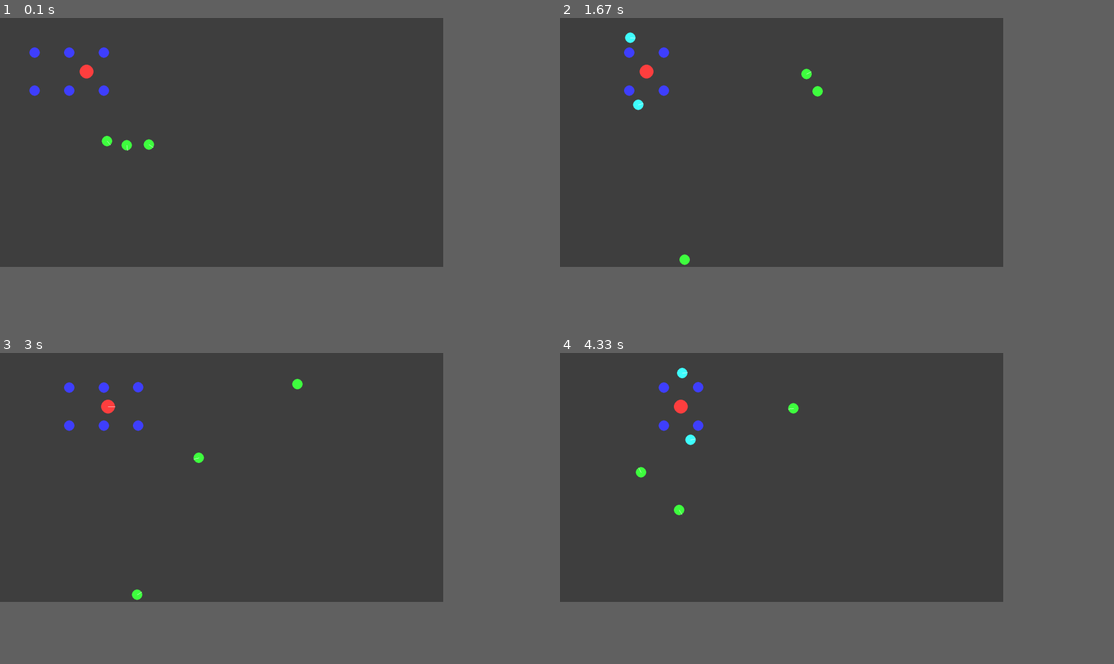
Above: before the commit, frames 1-4 (two rows, left to right).
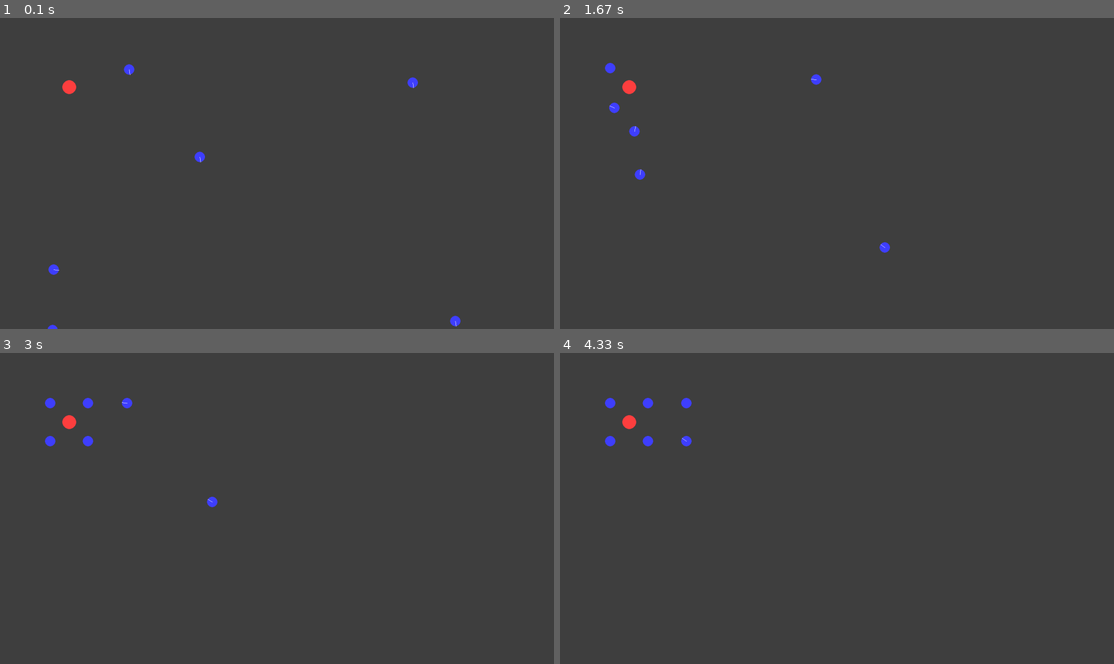
Above: after the commit, the same moments.

Repository: PierreSanson/Essaim_de_robots
Game: pygame game, started from code_2A/pygame/main.py
Two runs of this game, one before a commit and one after it. Both use one fixed random seed, a clock stepped at 60 frames per second and the inputs below.
Inputs:
- Up to frame 1 (0.1 s): no input
- Up to frame 2 (1.67 s): no input
- Up to frame 3 (3 s): no input
- Up to frame 4 (4.33 s): no input
The window is 720x405 before the commit and 900x506 after it. Grey fills any space a smaller window leaves; there, only what the larger window draws over its background counts as a difference.

The runs differ from the first frame. In frame 1, 0.9% of the frame differs, in the area x 5-84%, y 9-100%; in frame 2, 0.9%, in the area x 8-60%, y 4-80%; in frame 3, 0.9%; in frame 4, 0.9%.

Commit message:
added file separation

Diff:
--- a/code_2A/pygame/bot.py
+++ b/code_2A/pygame/bot.py
@@ -45,24 +45,16 @@
 
     def draw(self, win, surface1):
         if not self.showDetails:
-            # Uncomment for more details about the process !
-            # pygame.draw.circle(surface1, (0,150,255, 128), (self.x, self.y), self.radiusDetection)
             if self.mode == "circle" :
                 pygame.draw.circle(surface1, (255,0,255, 64), (self.barycenterGroupObj['x'], self.barycenterGroupObj['y']), self.groupObjRadius)
                 pygame.draw.circle(surface1, (20,20,20, 64), (self.barycenterGroupObj['x'], self.barycenterGroupObj['y']), 4)
 
             pygame.draw.circle(win, self.color, (self.x, self.y), self.radius)
-            # if self.haveObjective:
-            #     pygame.draw.circle(win, (255,255,255), (self.objective[0], self.objective[1]), self.radius)
-            # if self.mode == "polygon":
-            #     if self.convexHullObstacles is not None:
-            #         pygame.draw.polygon(surface1, (200,50,50, 64), self.groupPolygonPoints)
-            #         pygame.draw.circle(surface1, (200,200,200, 64), (self.barycenterGroupObj['x'], self.barycenterGroupObj['y']), 4)
             if np.linalg.norm(self.vel2D) !=0:
                 vel2DU = self.vel2D/np.linalg.norm(self.vel2D)
                 pygame.draw.line(surface1, (255,255,255), (self.x, self.y), (self.x + vel2DU[0]*self.radius, self.y + vel2DU[1]*self.radius))
         else:
-            # Uncomment for more details about the process !
+            # Uncomment/comment for more/less details about the process !
             pygame.draw.circle(surface1, (0,150,255, 128), (self.x, self.y), self.radiusDetection)
             if self.mode == "circle" :
                 pygame.draw.circle(surface1, (255,0,255, 64), (self.barycenterGroupObj['x'], self.barycenterGroupObj['y']), self.groupObjRadius)
--- a/code_2A/pygame/main.py
+++ b/code_2A/pygame/main.py
@@ -1,14 +1,17 @@
-import bot as Bot
+import bot
 import pygame
 import random
 import explorerBot as eb
 import refPointBot as rpb
 import measuringBot as mb
+import swarmControl as sc
+
+from room import*
 
 pygame.init()
 
-winWidth = 1280
-winHeight = 720
+winWidth = 1600
+winHeight = 900
 win = pygame.display.set_mode((winWidth,winHeight))
 surface1 = pygame.Surface((winWidth,winHeight),  pygame.SRCALPHA)
 
@@ -24,18 +27,56 @@
 
 
 
-class Room():
-    def __init__(self, width, height):
-        self.width = width
-        self.height = height
-        self.objects = []
-
-    def addObjects(self, objs):
-        self.objects+=objs
-
-
-room = Room(winWidth, winHeight)
-
+room = Room(winWidth, winHeight, win)
+
+StartX = 50
+StartY = 50
+
+EndX = 1200
+EndY = 700
+
+room.addWall((StartX,StartY), (EndX,StartY))
+room.addWall((StartX,StartY), (StartY,EndY))
+room.addWall((StartX,EndY), (EndX,EndY))
+room.addWall((EndX,StartY), (EndX,EndY))
+
+
+StartX = 100
+StartY = 100
+
+EndX = 500
+EndY = 300
+
+room.addWall((StartX,StartY), (EndX,StartY))
+room.addWall((StartX,StartY), (StartY,EndY))
+room.addWall((StartX,EndY), (EndX,EndY))
+room.addWall((EndX,StartY), (EndX,EndY))
+def scenario2():
+    nbRefPointBots = 6
+    distRefPointBots = [110, 110]
+    refPointBots = []
+
+    for i in range(nbRefPointBots):
+        refPointBots.append(rpb.RefPointBot(random.randrange(0,winWidth), random.randrange(0,winHeight) , radius, room,color=(0,0,255), objective=None, haveObjective=False))
+    measurerBot = mb.MeasuringBot(200, 200 , 20, room, color =(255, 0, 0), objective=None, haveObjective=False)
+
+    room.addObjects(refPointBots + [measurerBot])
+
+    SC = sc.SwarmControl(measurerBot, refPointBots, distRefPointBots)
+
+    run = True
+    while run:
+        clock.tick(hz)
+        redrawGameWindow(win, surface1)
+        for event in pygame.event.get():
+            if event.type == pygame.QUIT:
+                run = False
+
+        for obj in room.objects:
+            if isinstance(obj, eb.ExplorerBot) or isinstance(obj, rpb.RefPointBot) or isinstance(obj, mb.MeasuringBot) or (isinstance(obj, bot.Obstacle) and obj.movable):
+                obj.move(surface1)
+        win.blit(surface1, (0,0))
+        pygame.display.update()
 
 def scenario():
     nbRefPointBots = 6
@@ -146,9 +187,9 @@
                 run = False
 
 
-
+        room.draw()
         for obj in room.objects:
-            if isinstance(obj, Bot.Bot) or (isinstance(obj, Bot.Obstacle) and obj.movable):
+            if isinstance(obj, eb.ExplorerBot) or (isinstance(obj, bot.Obstacle) and obj.movable):
                 obj.move(surface1)
         win.blit(surface1, (0,0))
         pygame.display.update()
@@ -157,48 +198,48 @@
 def demos(nb = 1):
 
     if nb == 1 :
-        Bots = [Bot.Bot(x, y + i*100 , radius, room, [x + 1150, y + i*50], randomObjective = True, randomInterval =10) for i in range(20)]
+        Bots = [eb.ExplorerBot(x, y + i*100 , radius, room, [x + 1150, y + i*50], randomObjective = True, randomInterval =10) for i in range(20)]
 
         room.addObjects(Bots)
 
     elif nb == 2 :
-        Bots = [Bot.Bot(x+350, y +300 + i*50 , radius, room, [x + 1100, y + 50 + i*50], randomObjective = False, radiusDetection=400) for i in range(1)]
-        obstacles = [Bot.Obstacle(x+ 300 +50*i , y , 20, room) for i in range(6)]
-        obstacles2 = [Bot.Obstacle(x+ 300 +50*i , y+450 , 20, room) for i in range(6)]
-        obstacles3 = [Bot.Obstacle(x+ 600 , y+i*50, 20, room) for i in range(10)]
+        Bots = [eb.ExplorerBot(x+350, y +300 + i*50 , radius, room, [x + 1100, y + 50 + i*50], randomObjective = False, radiusDetection=400) for i in range(1)]
+        obstacles = [bot.Obstacle(x+ 300 +50*i , y , 20, room) for i in range(6)]
+        obstacles2 = [bot.Obstacle(x+ 300 +50*i , y+450 , 20, room) for i in range(6)]
+        obstacles3 = [bot.Obstacle(x+ 600 , y+i*50, 20, room) for i in range(10)]
 
         room.addObjects(Bots + obstacles + obstacles2 + obstacles3)
 
     elif nb == 3 :
-        Bot = Bot.Bot(x, y , radius, room, [x + 1150, y+650], showDetails = True)
-        # Bot2 = Bot.Bot(x+1150, y +650, radius, room, [x, y+100])
-        # Bot3 = Bot.Bot(x+1150, y +100, radius, room, [x, y+650])
-        # Bot4 = Bot.Bot(x, y +650, radius, room, [x + 1150, y+100])
+        Bot = eb.ExplorerBot(x, y , radius, room, [x + 1150, y+650], showDetails = True)
+        # Bot2 = eb.ExplorerBot(x+1150, y +650, radius, room, [x, y+100])
+        # Bot3 = eb.ExplorerBot(x+1150, y +100, radius, room, [x, y+650])
+        # Bot4 = eb.ExplorerBot(x, y +650, radius, room, [x + 1150, y+100])
         Bots = [Bot]
         obstacles = [Bot.Obstacle(random.randrange(150, 1100) , random.randrange(0, 650), 20, room) for i in range(40)]
         room.addObjects(Bots + obstacles)
 
     elif nb == 4 :
-        Bots = [Bot.Bot(x, y + i*100 , radius, room, [random.randrange(150, 1100),random.randrange(0, 650)], randomObjective = True, randomInterval = 10) for i in range(5)]
-        obstacles = [Bot.Obstacle(x + 300, y + 300, 50, room, movable = True) for i in range(1)]
+        Bots = [eb.ExplorerBot(x, y + i*100 , radius, room, [random.randrange(150, 1100),random.randrange(0, 650)], randomObjective = True, randomInterval = 10) for i in range(5)]
+        obstacles = [bot.Obstacle(x + 300, y + 300, 50, room, movable = True) for i in range(1)]
 
         room.addObjects(Bots + obstacles)
 
     elif nb == 5 :
-        Bots = [Bot.Bot(x, y + 50, radius, room, [x+1100,y])]
-        obstacles = [Bot.Obstacle(x + 200 + i*50, y, 20, room) for i in range(10)]
-        obstacles2 = [Bot.Obstacle(x + 200 + i*50, y+50, 20, room) for i in range(10)]
-        obstacles3 = [Bot.Obstacle(x + 200 + i*50, y+100, 20, room) for i in range(10)]
+        Bots = [eb.ExplorerBot(x, y + 50, radius, room, [x+1100,y])]
+        obstacles = [bot.Obstacle(x + 200 + i*50, y, 20, room) for i in range(10)]
+        obstacles2 = [bot.Obstacle(x + 200 + i*50, y+50, 20, room) for i in range(10)]
+        obstacles3 = [bot.Obstacle(x + 200 + i*50, y+100, 20, room) for i in range(10)]
 
         room.addObjects(Bots + obstacles + obstacles2+ obstacles3)
 
     elif nb == 6 :
-        Bots = [Bot.Bot(x+500, y +300 + i*50 , radius, room, [x + 1100, y + 50 + i*50], randomObjective = False) for i in range(1)]
+        Bots = [eb.ExplorerBot(x+500, y +300 + i*50 , radius, room, [x + 1100, y + 50 + i*50], randomObjective = False) for i in range(1)]
 
         for j in range(3):
-            obstacles = [Bot.Obstacle(x+ 300 +50*i , y+250*j , 20, room) for i in range(6)]
-            obstacles2 = [Bot.Obstacle(x+ 300 +50*i , y+250 +250*j , 20, room) for i in range(3)]
-            obstacles3 = [Bot.Obstacle(x+ 600 , y+i*50 +250*j, 20, room) for i in range(10)]
+            obstacles = [bot.Obstacle(x+ 300 +50*i , y+250*j , 20, room) for i in range(6)]
+            obstacles2 = [bot.Obstacle(x+ 300 +50*i , y+250 +250*j , 20, room) for i in range(3)]
+            obstacles3 = [bot.Obstacle(x+ 600 , y+i*50 +250*j, 20, room) for i in range(10)]
 
             room.addObjects(obstacles + obstacles2 + obstacles3)
         room.addObjects(Bots)
@@ -212,13 +253,10 @@
                 run = False
 
         for obj in room.objects:
-            if isinstance(obj, Bot.Bot) or (isinstance(obj, Bot.Obstacle) and obj.movable):
+            if isinstance(obj, eb.ExplorerBot) or (isinstance(obj, bot.Obstacle) and obj.movable):
                 obj.move(surface1)
         win.blit(surface1, (0,0))
         pygame.display.update()
-
-
-
 
 
 def redrawGameWindow(win, surface1):
@@ -234,7 +272,7 @@
 if __name__ == "__main__":
     # demos(3)
     # demos(2)
-    scenario()
+    scenario2()
 
 
 
--- /dev/null
+++ b/code_2A/pygame/room.py
@@ -0,0 +1,19 @@
+import pygame
+
+class Room():
+    def __init__(self, width, height, win):
+        self.width = width
+        self.height = height
+        self.objects = []
+        self.walls = []
+        self.win = win
+
+    def addObjects(self, objs):
+        self.objects+=objs
+
+    def addWall(self, startCoords, endCoords):
+        self.walls.append([startCoords, endCoords])
+
+    def draw(self):
+        for line in self.walls:
+            pygame.draw.line(self.win, (255,255,255), (line[0][0], line[0][1]), (line[1][0], line[1][1]))
--- /dev/null
+++ b/code_2A/pygame/swarmControl.py
@@ -0,0 +1,29 @@
+from utilities import *
+
+
+class SwarmControl():
+    def __init__(self, measuringBot, refPointBots, distRefPointBots = [110, 110]) :
+        self.distRefPointBots = [110, 110]
+        self.measuringBot = measuringBot
+        self.refPointBots = {}
+        self.nbRefPointBots = len(refPointBots)
+        initObjectives = []
+        for i in range(self.nbRefPointBots):
+            initObjectives.append((self.measuringBot.x + distRefPointBots[0]/2 + ((i-2)//2)*distRefPointBots[0], self.measuringBot.y - distRefPointBots[1]/2 + (i%2)*distRefPointBots[1]))
+
+        robotsPlaced = []
+        for i in range(self.nbRefPointBots):
+            distMin = None
+            minKey = -1
+            for j in range (self.nbRefPointBots):
+                if j not in robotsPlaced:
+                    dist = distObjList(refPointBots[j], initObjectives[i])
+                    if distMin == None or dist < distMin:
+                        distMin = dist
+                        self.refPointBots[i] = refPointBots[j]
+                        minKey = j
+            robotsPlaced.append(minKey)
+
+        for i in range(self.nbRefPointBots):
+            print('objective defined!')
+            self.refPointBots[i].defineObjective(initObjectives[i])
--- a/code_2A/pygame/utilities.py
+++ b/code_2A/pygame/utilities.py
@@ -1,5 +1,25 @@
 import numpy as np
 import pygame
+
+
+def distSegments(seg1,seg2):
+    minDist = np.sqrt((seg1[0][0]-seg2[0][0])**2 + (seg1[0][1]-seg2[0][1])**2)
+    points = (0,0)
+    dist2 = np.sqrt((seg1[1][0]-seg2[0][0])**2 + (seg1[1][1]-seg2[0][1])**2)
+    dist3 = np.sqrt((seg1[1][0]-seg2[1][0])**2 + (seg1[1][1]-seg2[1][1])**2)
+    dist4 = np.sqrt((seg1[0][0]-seg2[1][0])**2 + (seg1[0][1]-seg2[1][1])**2)
+
+    if dist2 < minDist:
+        minDist = dist2
+        points = (1,0)
+    elif dist3 < minDist:
+        minDist = dist3
+        points = (1,1)
+    elif dist4 < minDist:
+        minDist = dist4
+        points = (0,1)
+
+    return [minDist, points]
 
 def distObj(obj1, obj2):
     return np.sqrt((obj1.x-obj2.x)**2 + (obj1.y-obj2.y)**2)
